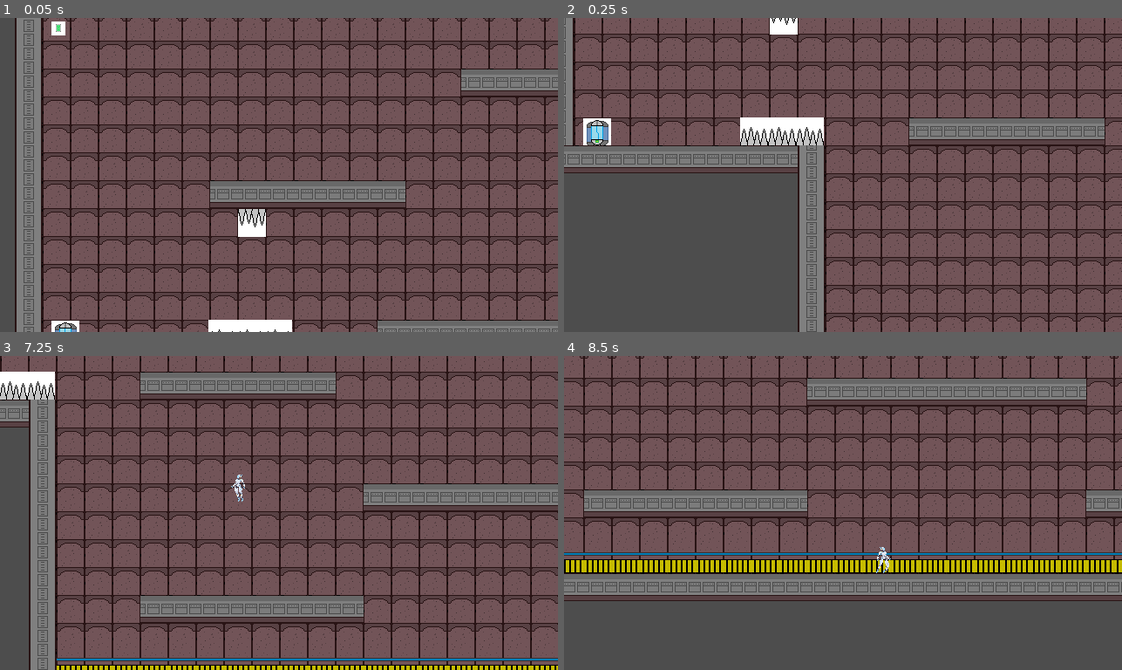
Above: before the commit, frames 1-4 (two rows, left to right).
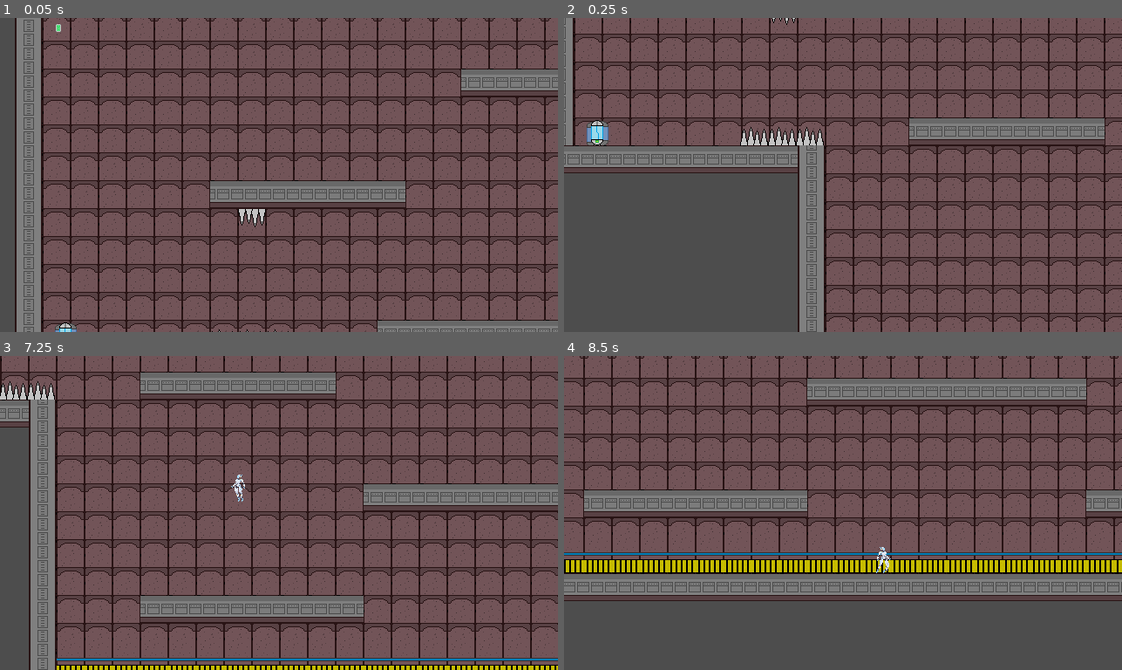
Above: after the commit, the same moments.

Repository: Daxin18/AugmentedUnit
Game: Godot game, scene res://src/scenes/Main.tscn
Same seed, same stepped clock (60 frames per second), same inputs: the game is played once before the commit and once after it. The project has no main scene, so this scene is started directly.
Inputs:
- Up to frame 1 (0.05 s): no input
- Up to frame 2 (0.25 s): no input
- Up to frame 3 (7.25 s): hold D (move_right) 0.53-2.03 s; tap E (interact) at 0.6, 1.55, 2.1, 3.05, 3.6, 4.55, 5.1, 6.05, 6.6 s; tap Space (jump) at 0.77, 1.52, 3.02, 3.77, 4.52, 6.02, 6.77 s; tap Shift (dash) at 1.35, 4.35 s; hold A (move_left) 2.03-2.78 s; hold D (move_right) 2.78-4.28 s; tap Q (scream) at 2.85, 5.85 s; hold A (move_left) 4.28-5.03 s; hold D (move_right) 5.03-5.78 s; hold A (move_left) from 5.78 s (still down)
- Up to frame 4 (8.5 s): release A (move_left) at 7.28 s; hold D (move_right) from 7.28 s (still down); tap Shift (dash) at 7.35 s; tap Space (jump) at 7.52 s; tap E (interact) at 7.55, 8.1 s

The runs differ from the first frame. In frame 1, 1.0% of the frame differs, in the area x 9-53%, y 1-100%; in frame 2, 1.2%, in the area x 3-47%, y 0-41%; in frame 3, 0.5%; in frame 4, nothing differs.

Commit message:
Minor adjustments to assets and log player

Diff:
--- a/src/scenes/entities/Player.tscn
+++ b/src/scenes/entities/Player.tscn
@@ -57,7 +57,7 @@
 "times": PackedFloat32Array(0, 0.1),
 "transitions": PackedFloat32Array(1, 1),
 "update": 1,
-"values": [0, 19]
+"values": [12, 19]
 }
 
 [sub_resource type="Animation" id="Animation_e2hv3"]
@@ -198,7 +198,7 @@
 [node name="interact_radius_shape" type="CollisionShape2D" parent="interact_radius"]
 shape = SubResource("CircleShape2D_l0mc3")
 
-[node name="AudioPlayer" type="AudioStreamPlayer2D" parent="."]
+[node name="LogPlayer" type="AudioStreamPlayer2D" parent="."]
 
 [node name="Camera" type="Camera2D" parent="."]
 position_smoothing_enabled = true
--- a/src/scripts/entities/Player/Player.gd
+++ b/src/scripts/entities/Player/Player.gd
@@ -2,7 +2,7 @@
 extends Actor
 
 @onready var animations = $Sprite/AnimationPlayer
-@onready var audio_player = $AudioPlayer
+@onready var log_player = $LogPlayer
 
 @onready var state_machine = $state_machine
 @onready var state_logic = $StateLogicHolder
--- a/src/scripts/entities/Player/PlayerInteractionLogic.gd
+++ b/src/scripts/entities/Player/PlayerInteractionLogic.gd
@@ -2,7 +2,9 @@
 extends Node
 
 # yes, this implementation assumes the interactables are spread out
-# aka there is no place where 2+ interactables can be in interact_radius at the same time
+# aka there is no place where 2 or more interactables can be in interact_radius at the same time
+# it will still work, but only once, only for the furthest interactable as they are assigned on entry
+# player will have to move back and into interactable again to interact with it
 var current_interactable: Interactable
 var parent: Player
 
@@ -24,7 +26,7 @@
 		current_interactable = null
 
 func can_interact() -> bool:
-	return not parent.audio_player.playing
+	return not parent.log_player.playing
 
 #===========================
 # 		Log-specific
@@ -33,6 +35,6 @@
 func play_log(log_id: Logs.LogId) -> void:
 	var log_audio = Logs.get_log_audio(log_id)
 	if log_audio:
-		parent.audio_player.stream = log_audio
-		parent.audio_player.play()
+		parent.log_player.stream = log_audio
+		parent.log_player.play()
 		Logs.record_log_pickup(log_id)
Binary file changed: src/assets/entities/log/tmp_log.png
Binary file changed: src/assets/entities/modification/tmp_mod.png
Binary file changed: src/assets/entities/player/bodyparts.png
Binary file changed: src/assets/entities/spawnpoint/tmp_spawnpoint.png
Binary file changed: src/assets/entities/spike_trap/tmp_spike_trap.png
